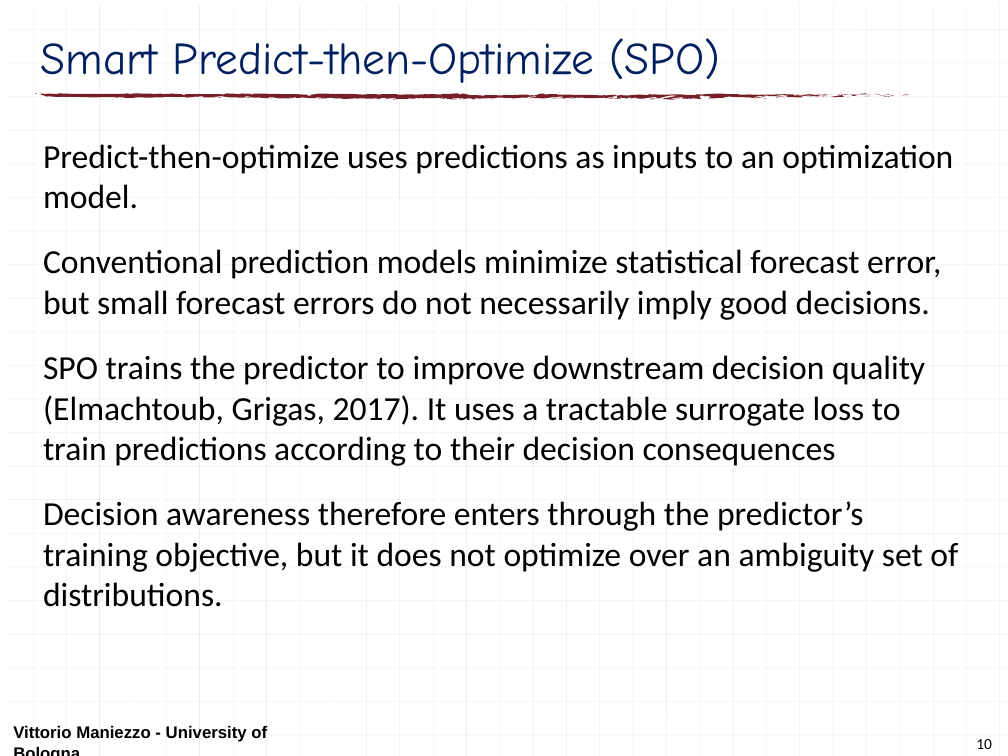
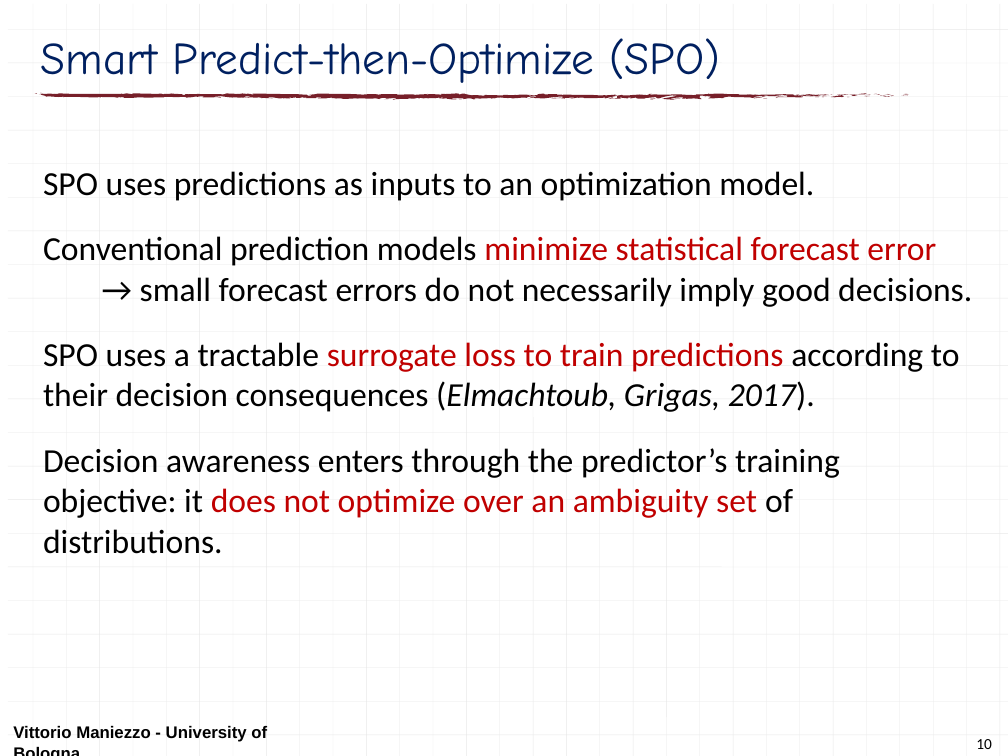
Before and after one commit to maniezzo/GDOforecast, a slide deck: slide 10 of doc/Schedulingseminar/schedulingSeminarXdock.pptx. Drawn at 1008x756 pixels with LibreOffice and Linux fonts; fonts in the diff are those of the drawing. Boxes give left, top, right and bottom in pixels: in the first picture for what was removed or moved away, otherwise in the second. Text is boxed around its words. In the diff, an @@ line names an element or a change of style, - is before the commit and + after.

```diff
--- a/doc/Schedulingseminar/schedulingSeminarXdock.pptx
+++ b/doc/Schedulingseminar/schedulingSeminarXdock.pptx
@@ text at (43,171,972,554): text changed @@
-Predict-then-optimize uses predictions as inputs to an optimization model.
-Conventional prediction models minimize statistical forecast error, but small forecast errors do not necessarily imply good decisions.
-SPO trains the predictor to improve downstream decision quality (Elmachtoub, Grigas, 2017). It uses a tractable surrogate loss to train predictions according to their decision consequences
-Decision awareness therefore enters through the predictor’s training objective, but it does not optimize over an ambiguity set of distributions.
+SPO uses predictions as inputs to an optimization model.
+Conventional prediction models minimize statistical forecast error
+→ small forecast errors do not necessarily imply good decisions.
+SPO uses a tractable surrogate loss to train predictions according to their decision consequences (Elmachtoub, Grigas, 2017).
+Decision awareness enters through the predictor’s training objective: it does not optimize over an ambiguity set of distributions.
```
Also in this commit, not shown: 14 other slides changed, 2 slides removed, 1 other file.
